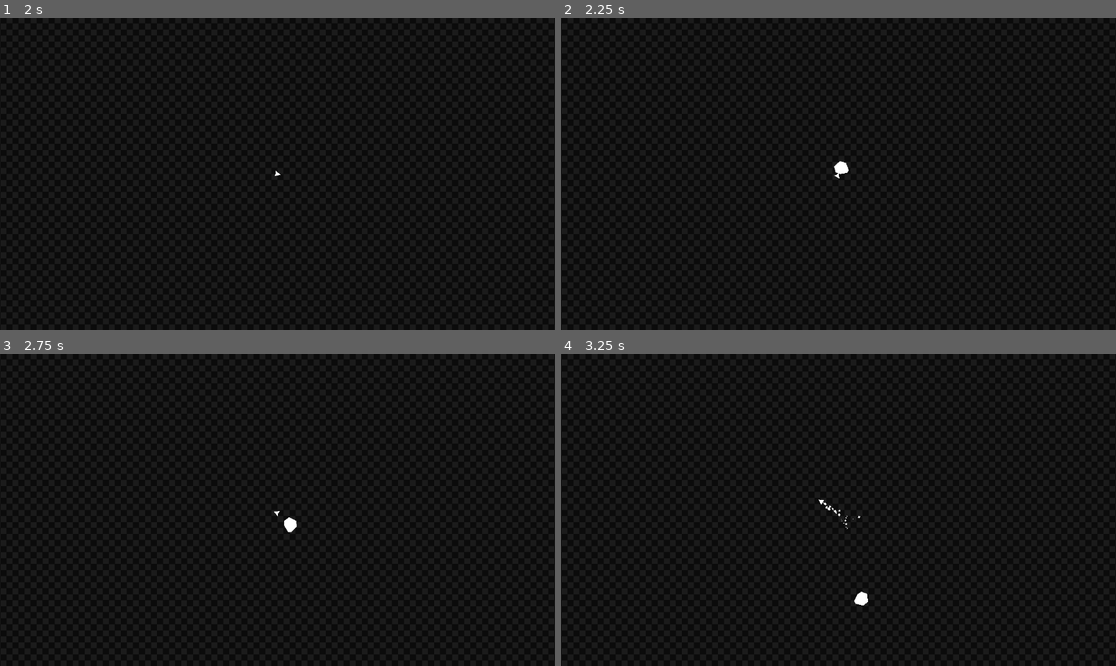
Above: before the commit, frames 1-4 (two rows, left to right).
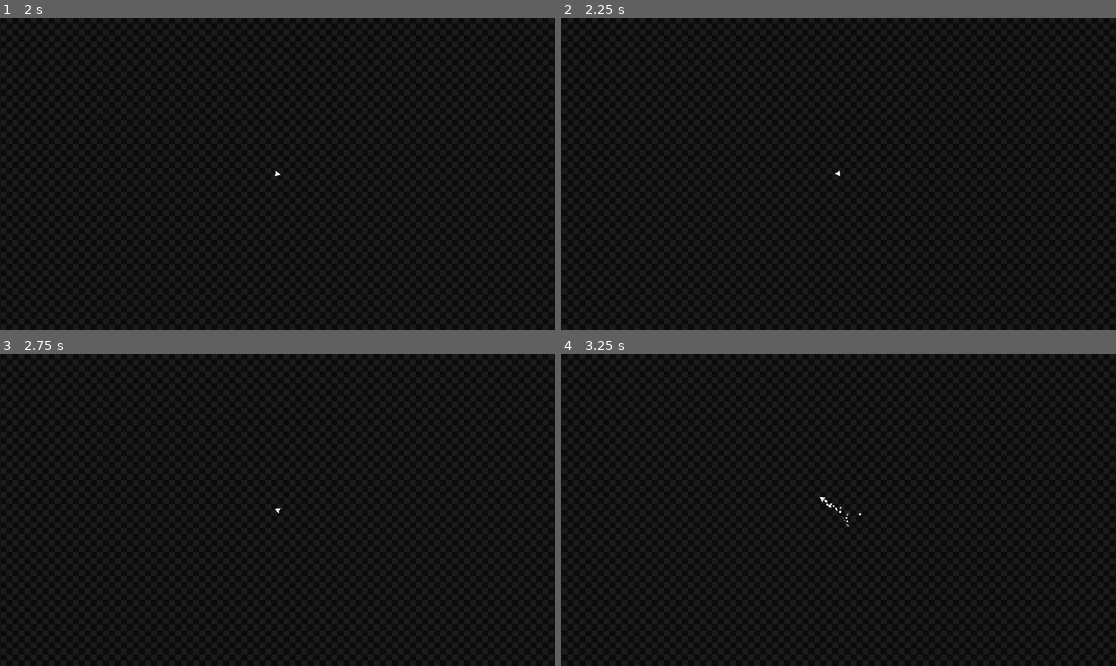
Above: after the commit, the same moments.

Repository: VI6IX/asteroidestroy
Game: Godot game, scene res://scenes/main.tscn
Two runs of this game, one before a commit and one after it. Both use one fixed random seed, a clock stepped at 60 frames per second and the inputs below.
Inputs (mouse positions are in pixels of both pictures, inside the frame that each line leads up to):
- Up to frame 1 (2 s): tap Enter at 0.5 s; move the mouse to (399, 158) at 0.52 s; press the mouse at (399, 158) at 0.53 s; hold D (pan_Right) 0.53-1.28 s; tap Space at 1.25 s; move the mouse to (166, 189) at 1.27 s; release the mouse at (166, 189) at 1.28 s; hold A (pan_Left) from 1.28 s (still down); click (166, 189) at 1.35 s
- Up to frame 2 (2.25 s): tap Enter at 2 s; move the mouse to (894, 105) at 2.02 s; release A (pan_Left) at 2.03 s; press the mouse at (894, 105) at 2.03 s; hold D (pan_Right) from 2.03 s (still down)
- Up to frame 3 (2.75 s): keep holding D (pan_Right)
- Up to frame 4 (3.25 s): move the mouse to (810, 572) at 2.77 s; release D (pan_Right) at 2.78 s; release the mouse at (810, 572) at 2.78 s; hold W (thrust) from 2.78 s (still down); click (810, 572) at 2.85 s

Frame 1 is identical in both runs. In frame 2, less than 0.1% of the frame differs, in the area x 49-52%, y 45-52%; in frame 3, 0.1%; in frame 4, 0.2%, in the area x 46-56%, y 45-81%.

Commit message:
feat: add randomized asteroid instance spawn location

Diff:
--- a/scenes/asteroid.tscn
+++ b/scenes/asteroid.tscn
@@ -3,11 +3,12 @@
 [ext_resource type="Script" uid="uid://cxli1nn0cc0o4" path="res://scripts/asteroid.gd" id="1_akfqu"]
 
 [node name="Asteroid" type="RigidBody2D"]
+gravity_scale = 0.0
 script = ExtResource("1_akfqu")
 
 [node name="Polygon2D" type="Polygon2D" parent="."]
-polygon = PackedVector2Array(0, 18, -19, 14, -29, -10, -7, -35, 18, -31, 34, -2, 29, 10)
+polygon = PackedVector2Array(-11, 72, -62, 46, -84, -29, -40, -84, 72, -73, 93, 19, 69, 53)
 
 [node name="CollisionPolygon2D" type="CollisionPolygon2D" parent="."]
 position = Vector2(3, -8)
-polygon = PackedVector2Array(-21, 22, -31, -2, -9.668229, -26.534145, 14.331771, -22.534145, 30.33177, 4.465854, 25, 17, -2.668229, 25.465855)
+polygon = PackedVector2Array(-64, 52, -85, -20, -42, -74, 68, -63, 88, 27, 64, 59, -15, 78)
--- a/scenes/asteroid_spawner.tscn
+++ b/scenes/asteroid_spawner.tscn
@@ -1,12 +1,25 @@
-[gd_scene load_steps=2 format=3 uid="uid://cobe1su6w6kvs"]
+[gd_scene load_steps=3 format=3 uid="uid://cobe1su6w6kvs"]
 
 [ext_resource type="Script" uid="uid://c3p76xktvxtn8" path="res://scripts/asteroid_spawner.gd" id="1_l5w2k"]
 
+[sub_resource type="Curve2D" id="Curve2D_l5w2k"]
+_data = {
+"points": PackedVector2Array(0, 0, 0, 0, -1260, -739, 0, 0, 0, 0, 1260, -739, 0, 0, 0, 0, 1260, 773, 0, 0, 0, 0, 1249, 776, 0, 0, 0, 0, -1257, 773, 0, 0, 0, 0, -1260, -739)
+}
+point_count = 6
+
 [node name="Asteroid Spawner" type="Node2D"]
 script = ExtResource("1_l5w2k")
+asteroid_limit = 5
 
 [node name="Timer" type="Timer" parent="."]
 wait_time = 2.0
 autostart = true
 
+[node name="SpawnPath" type="Path2D" parent="."]
+scale = Vector2(0.42138073, 0.3933285)
+curve = SubResource("Curve2D_l5w2k")
+
+[node name="SpawnLocation" type="PathFollow2D" parent="SpawnPath"]
+
 [connection signal="timeout" from="Timer" to="." method="_on_timer_timeout"]
--- a/scripts/asteroid_spawner.gd
+++ b/scripts/asteroid_spawner.gd
@@ -1,6 +1,8 @@
 extends Node2D
 
+@onready var PLAYER := $"../Player"
 @onready var ASTEROID := preload("res://scenes/asteroid.tscn");
+@onready var SPAWN_LOCATION := $SpawnPath/SpawnLocation
 @onready var TIMER : Timer = $Timer;
 
 @export var asteroid_limit : int = 2;
@@ -8,6 +10,8 @@
 
 func Instantiate_Asteroid():
 	var asteroid_instance = ASTEROID.instantiate();
+	SPAWN_LOCATION.progress_ratio = randf();
+	asteroid_instance.position = SPAWN_LOCATION.position;
 	add_child(asteroid_instance);
 	pass
 
@@ -18,5 +22,7 @@
 	if asteroid_count < asteroid_limit:
 		print("Asteroids can be instantiated.");
 		Instantiate_Asteroid();
+		asteroid_count += 1;
 	else:
 		print("Asteroid limit reached: asteroids cannot be instantiated.");
+		return
